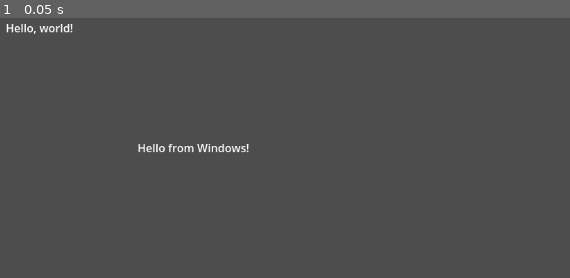
Above: before the commit, frame 1.
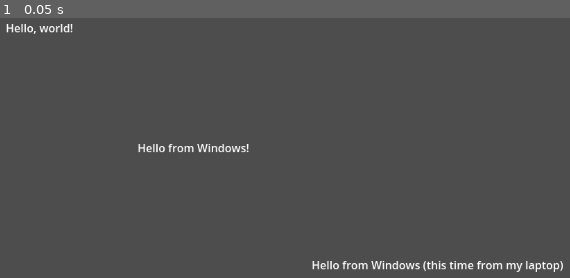
Above: after the commit, the same moment.

Repository: clars002/seedling
Game: Godot game, scene res://title.tscn
Same seed, same stepped clock (60 frames per second), same inputs: the game is played once before the commit and once after it. The project has no main scene, so this scene is started directly.
Inputs:
- Up to frame 1 (0.05 s): no input

The runs differ from the first frame. In frame 1, 0.8% of the frame differs, in the area x 54-99%, y 93-98%.

Commit message:
testing from my Windows laptop

Diff:
--- a/title.tscn
+++ b/title.tscn
@@ -15,3 +15,10 @@
 offset_right = 659.0
 offset_bottom = 472.0
 text = "Hello from Windows!"
+
+[node name="Label3" type="Label" parent="."]
+offset_left = 631.0
+offset_top = 515.0
+offset_right = 994.0
+offset_bottom = 538.0
+text = "Hello from Windows (this time from my laptop)"
